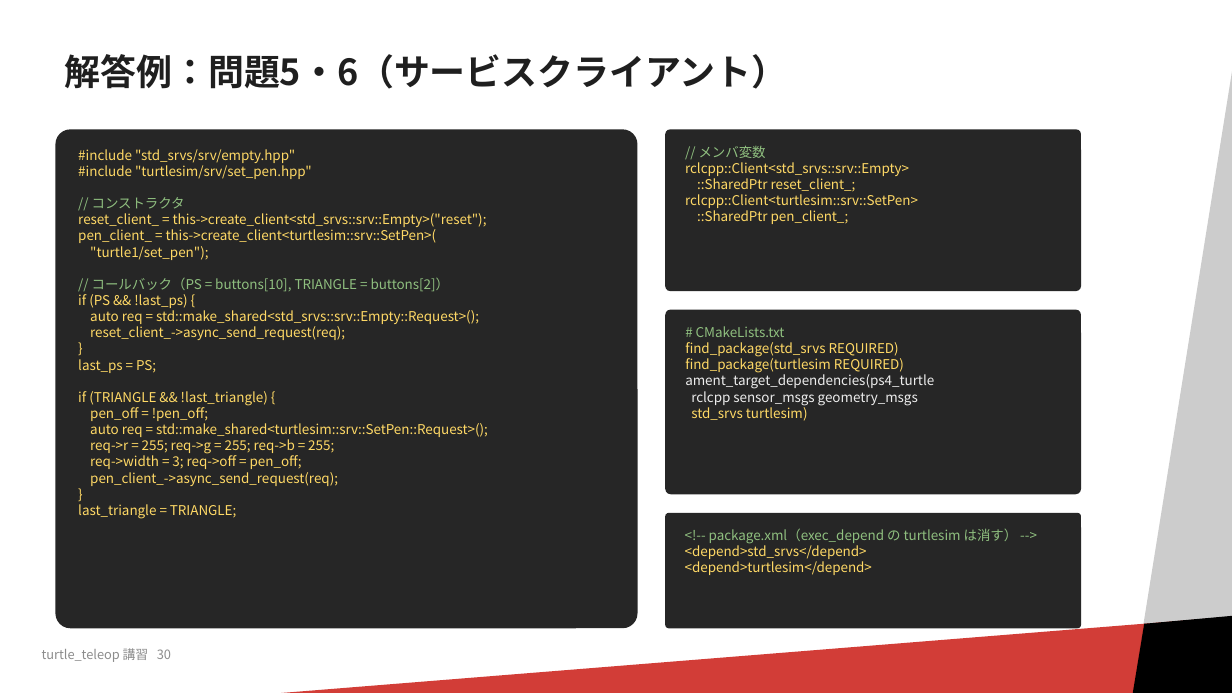
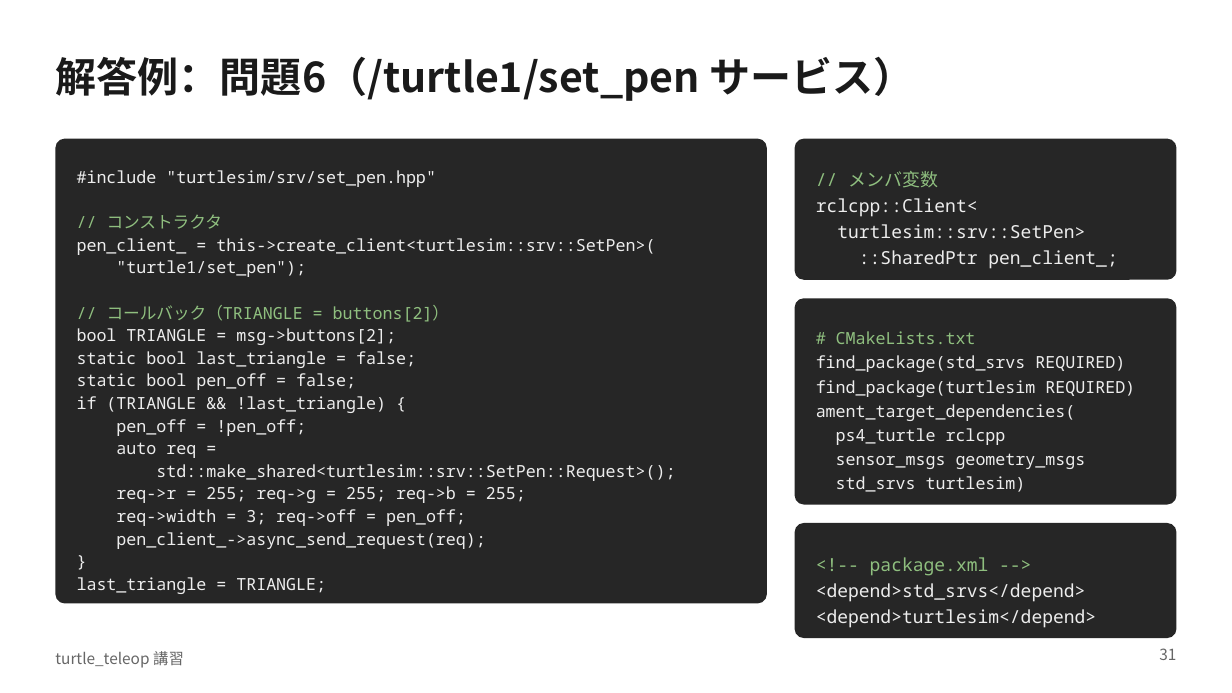
Before and after one commit to RRST-NHK-Project/rrst-ros2-ws-practice, a slide deck: slide 31 of docs/turtle_teleop講習.pptx (slide 30 before the commit). Drawn at 1232x693 pixels with LibreOffice and Linux fonts; fonts in the diff are those of the drawing; background and template pictures are left out. Boxes give left, top, right and bottom in pixels: in the first picture for what was removed or moved away, otherwise in the second. Text is boxed around its words. In the diff, an @@ line names an element or a change of style, - is before the commit and + after.

Commit message:
講習資料の修正

```diff
--- a/docs/turtle_teleop講習.pptx
+++ b/docs/turtle_teleop講習.pptx
@@ rectangle removed at [1042,17,1232,693] @@
@@ title at [55,57,915,101]: text changed; size 28 to 32 pt; text colour #1F1F1F to #1A1A1A @@
-解答例：問題5・6（サービスクライアント）
+解答例：問題6（/turtle1/set_pen サービス）
@@ rounded rectangle "#include "turtlesim/srv/set_pen.hpp"": place and size @@
-rounded rectangle "#include "turtlesim/srv/set_pen.hpp"" at [55,129,638,628]
+rounded rectangle "#include "turtlesim/srv/set_pen.hpp"" at [55,139,767,604]
@@ text in rounded rectangle at [78,149,295,163]: paragraph removed @@
-#include "std_srvs/srv/empty.hpp"
@@ rounded rectangle "// メンバ変数": place and size @@
-rounded rectangle "// メンバ変数" at [665,129,1081,291]
+rounded rectangle "// メンバ変数" at [795,139,1177,280]
@@ text in rounded rectangle at [77,170,655,594]: size 10.5 to 13 pt, font Noto Sans CJK JP to Noto Sans Mono in "#include "turtlesim/srv/set_pen.hpp"", "// コンストラクタ", "pen_client_ = this->create_client<turtlesim::srv::SetPen>(", ""turtle1/set_pen");" and 7 more places; text colour #FFD966 to #EDEDED in "#include "turtlesim/srv/set_pen.hpp"", "pen_client_ = this->create_client<turtlesim::srv::SetPen>(", ""turtle1/set_pen");", "if (TRIANGLE && !last_triangle) {" and 6 more places; line spacing 1 to 17.6pt @@
@@ text in rounded rectangle at [848,171,1117,269]: size 10.5 to 14 pt, font Noto Sans CJK JP to Noto Sans Mono in "// メンバ変数", "::SharedPtr pen_client_;"; text colour #FFD966 to #EDEDED in "::SharedPtr pen_client_;"; line spacing 1 to 20.3pt @@
@@ text in rounded rectangle at [816,198,1085,238]: text changed; size 10.5 to 14 pt; font Noto Sans CJK JP to Noto Sans Mono; text colour #FFD966 to #EDEDED @@
-rclcpp::Client<std_srvs::srv::Empty>
-::SharedPtr reset_client_;
-rclcpp::Client<turtlesim::srv::SetPen>
+rclcpp::Client<
+turtlesim::srv::SetPen>
@@ text in rounded rectangle at [78,210,487,227]: paragraph removed @@
-reset_client_ = this->create_client<std_srvs::srv::Empty>("reset");
@@ rounded rectangle "# CMakeLists.txt": place and size @@
-rounded rectangle "# CMakeLists.txt" at [665,310,1081,494]
+rounded rectangle "# CMakeLists.txt" at [795,299,1177,505]
@@ text in rounded rectangle at [77,305,449,390]: text changed; size 10.5 to 13 pt; font Noto Sans CJK JP to Noto Sans Mono; text colour #FFD966 to #EDEDED @@
-// コールバック（PS = buttons[10], TRIANGLE = buttons[2]）
-if (PS && !last_ps) {
-auto req = std::make_shared<std_srvs::srv::Empty::Request>();
-reset_client_->async_send_request(req);
-}
-last_ps = PS;
+// コールバック（TRIANGLE = buttons[2]）
+bool TRIANGLE = msg->buttons[2];
+static bool last_triangle = false;
+static bool pen_off = false;
@@ text in rounded rectangle at [816,331,1135,492]: size 10.5 to 13 pt, font Noto Sans CJK JP to Noto Sans Mono in "# CMakeLists.txt", "find_package(std_srvs REQUIRED)", "find_package(turtlesim REQUIRED)", "std_srvs turtlesim)"; text colour #FFD966 to #EDEDED in "find_package(std_srvs REQUIRED)", "find_package(turtlesim REQUIRED)", "std_srvs turtlesim)"; line spacing 1 to 18.8pt @@
@@ text in rounded rectangle at [816,404,1086,469]: text changed; size 10.5 to 13 pt; font Noto Sans CJK JP to Noto Sans Mono @@
-ament_target_dependencies(ps4_turtle
-rclcpp sensor_msgs geometry_msgs
+ament_target_dependencies(
+ps4_turtle rclcpp
+sensor_msgs geometry_msgs
@@ text in rounded rectangle at [116,442,675,481]: text changed; size 10.5 to 13 pt; font Noto Sans CJK JP to Noto Sans Mono; text colour #FFD966 to #EDEDED @@
-auto req = std::make_shared<turtlesim::srv::SetPen::Request>();
+auto req =
+std::make_shared<turtlesim::srv::SetPen::Request>();
@@ proportions changed in 4 elements at [795,299,1177,505], [55,139,767,604], [795,139,1177,280], [795,523,1177,639] @@
@@ rounded rectangle "<!-- package.xml -->": place and size @@
-rounded rectangle "<!-- package.xml -->" at [665,513,1081,628]
+rounded rectangle "<!-- package.xml -->" at [795,523,1177,639]
@@ text in rounded rectangle at [870,557,989,576]: text changed; size 10.5 to 14 pt; font Noto Sans CJK JP to Noto Sans Mono @@
-<!-- package.xml（exec_depend の turtlesim は消す） -->
+<!-- package.xml -->
@@ text in rounded rectangle at [816,583,1096,628]: size 10.5 to 14 pt, font Noto Sans CJK JP to Noto Sans Mono, text colour #FFD966 to #EDEDED in "<depend>std_srvs</depend>", "<depend>turtlesim</depend>"; line spacing 1 to 20.3pt @@
@@ rectangle removed at [52,610,1232,693] @@
@@ parallelogram removed at [1117,610,1232,693] @@
@@ text removed at [42,648,171,662] @@
-turtle_teleop 講習 30
@@ text added at [55,651,184,668], 12 pt, text #666666 @@
+turtle_teleop 講習
@@ page number added at [1159,648,1176,660], 12 pt, text #666666 @@
+31
```
Also in this commit, not shown: 29 other slides changed, 1 slide added, 5 other files.
